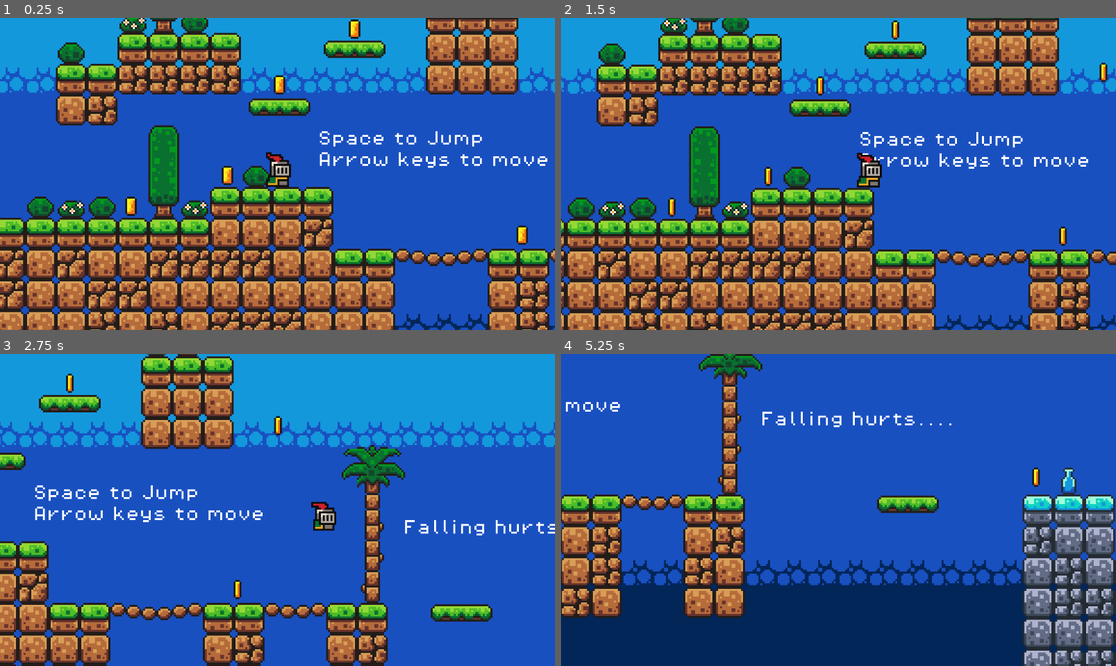
Above: before the commit, frames 1-4 (two rows, left to right).
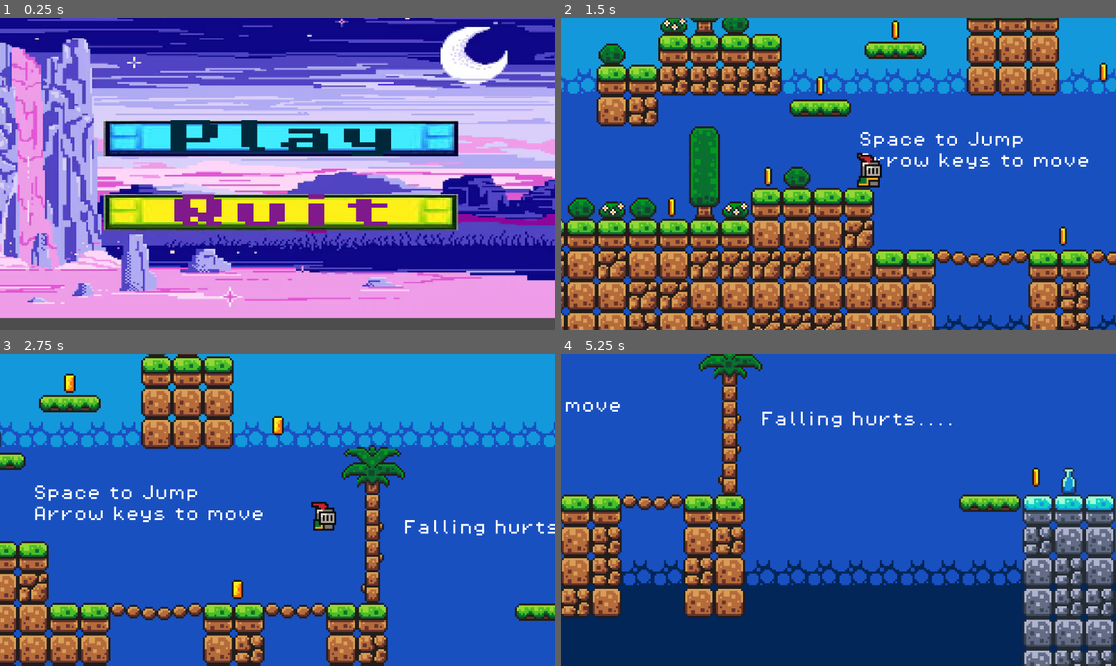
Above: after the commit, the same moments.

Repository: arfansshah/Oscar-run1
Game: Godot game, scene res://seanes/menu.tscn
Two runs of this game, one before a commit and one after it. Both use one fixed random seed, a clock stepped at 60 frames per second and the inputs below. Before the commit the project starts from res://seanes/game.tscn.
Inputs (mouse positions are in pixels of both pictures, inside the frame that each line leads up to):
- Up to frame 1 (0.25 s): no input
- Up to frame 2 (1.5 s): click (844, 136) at 0.5 s, where only the run after the commit has a clickable "Play"; tap Enter at 1.25 s; hold D (Move_right) from 1.28 s (still down); tap Alt at 1.35 s
- Up to frame 3 (2.75 s): keep holding D (Move_right); tap Space (jump) at 1.52, 2.27 s; tap Shift at 2.1 s
- Up to frame 4 (5.25 s): release D (Move_right) at 2.78 s; hold A (Move_left) 2.78-3.53 s; tap Alt at 2.85, 4.35 s; hold D (Move_right) 3.53-5.03 s; tap Shift at 3.6, 5.1 s; tap Space (jump) at 3.77, 4.52 s; hold A (Move_left) from 5.03 s (still down)

The runs differ from the first frame. In frame 1, 100% of the frame differs, in the area x 0-100%, y 0-100%; in frame 2, 0.2%; in frame 3, 1.3%; in frame 4, 1.3%.

Commit message:
Main menu

Diff:
--- /dev/null
+++ b/node_2d.gd
@@ -0,0 +1,11 @@
+extends Node2D
+
+
+# Called when the node enters the scene tree for the first time.
+func _ready() -> void:
+	pass # Replace with function body.
+
+
+# Called every frame. 'delta' is the elapsed time since the previous frame.
+func _process(delta: float) -> void:
+	pass
--- a/project.godot
+++ b/project.godot
@@ -11,7 +11,7 @@
 [application]
 
 config/name="Oscar Run"
-run/main_scene="uid://irfde4ohrari"
+run/main_scene="uid://d3uavxhasmdn5"
 config/features=PackedStringArray("4.5", "Forward Plus")
 
 [audio]
--- /dev/null
+++ b/scripts/menu.gd
@@ -0,0 +1,10 @@
+extends Control
+
+
+
+func _on_play_pressed() -> void:
+	get_tree().change_scene_to_file("res://seanes/game.tscn")
+
+
+func _on_quit_pressed() -> void:
+	get_tree().quit()
--- a/seanes/default_bus_layout.tres
+++ b/seanes/default_bus_layout.tres
@@ -5,7 +5,7 @@
 bus/1/solo = false
 bus/1/mute = false
 bus/1/bypass_fx = false
-bus/1/volume_db = -11.957565
+bus/1/volume_db = -5.9307528
 bus/1/send = &"Master"
 bus/2/name = &"SFX"
 bus/2/solo = false
--- /dev/null
+++ b/seanes/menu.tscn
@@ -0,0 +1,72 @@
+[gd_scene load_steps=7 format=3 uid="uid://d3uavxhasmdn5"]
+
+[ext_resource type="Script" uid="uid://nmm0kd2tsow4" path="res://scripts/menu.gd" id="1_lb24x"]
+[ext_resource type="FontFile" uid="uid://cs0xjjgwwh8md" path="res://assests/fonts/PixelOperator8-Bold.ttf" id="2_cbro6"]
+[ext_resource type="Texture2D" uid="uid://pset8mclk63t" path="res://assests/sprites/pixel-art-mystical-background_52683-87349.png" id="2_v6r0q"]
+[ext_resource type="Texture2D" uid="uid://bswk17ksj0rr0" path="res://assests/sprites/download (1).jpeg" id="3_kbafm"]
+
+[sub_resource type="StyleBoxTexture" id="StyleBoxTexture_v6r0q"]
+texture = ExtResource("3_kbafm")
+region_rect = Rect2(24, 92, 176, 39)
+
+[sub_resource type="StyleBoxTexture" id="StyleBoxTexture_tlc0k"]
+texture = ExtResource("3_kbafm")
+region_rect = Rect2(24, 146, 177, 39)
+
+[node name="menu" type="Control"]
+layout_mode = 3
+anchors_preset = 15
+anchor_right = 1.0
+anchor_bottom = 1.0
+offset_left = 341.0
+offset_top = 112.0
+offset_right = 1535.0
+offset_bottom = 776.0
+grow_horizontal = 2
+grow_vertical = 2
+script = ExtResource("1_lb24x")
+
+[node name="MarginContainer" type="MarginContainer" parent="."]
+layout_mode = 1
+anchors_preset = -1
+anchor_right = 0.328
+anchor_bottom = 0.53300005
+offset_right = -269.00604
+offset_bottom = -199.29608
+
+[node name="TextureRect" type="TextureRect" parent="."]
+layout_mode = 0
+offset_left = -390.0
+offset_top = -142.0
+offset_right = 830.0
+offset_bottom = 511.0
+texture = ExtResource("2_v6r0q")
+
+[node name="VBoxContainer" type="VBoxContainer" parent="."]
+layout_mode = 0
+offset_left = -126.0
+offset_top = 62.0
+offset_right = -36.0
+offset_bottom = 127.0
+scale = Vector2(8.18, 4.69)
+theme_override_constants/separation = 17
+alignment = 1
+
+[node name="Play" type="Button" parent="VBoxContainer"]
+layout_mode = 2
+theme_override_colors/font_color = Color(0, 0.15908344, 0.22781008, 1)
+theme_override_fonts/font = ExtResource("2_cbro6")
+theme_override_styles/normal = SubResource("StyleBoxTexture_v6r0q")
+text = "Play"
+autowrap_trim_flags = 192
+
+[node name="Quit" type="Button" parent="VBoxContainer"]
+layout_mode = 2
+theme_override_colors/font_color = Color(0.5019608, 0.09803922, 0.54509807, 1)
+theme_override_fonts/font = ExtResource("2_cbro6")
+theme_override_font_sizes/font_size = 16
+theme_override_styles/normal = SubResource("StyleBoxTexture_tlc0k")
+text = "Quit"
+
+[connection signal="pressed" from="VBoxContainer/Play" to="." method="_on_play_pressed"]
+[connection signal="pressed" from="VBoxContainer/Quit" to="." method="_on_quit_pressed"]
Binary file added: assests/fonts/pixel-art-mystical-background_52683-87349.png
Not shown, added: assests/fonts/pixel-art-mystical-background_52683-87349.png.import
Binary file added: assests/sprites/download (1).jpeg
Not shown, added: assests/sprites/download (1).jpeg.import
Binary file added: assests/sprites/download.jpeg
Not shown, added: assests/sprites/download.jpeg.import
Binary file added: assests/sprites/pixel-art-mystical-background_52683-87349.png
Not shown, added: assests/sprites/pixel-art-mystical-background_52683-87349.png.import
Not shown, added: node_2d.gd.uid
Not shown, added: scripts/menu.gd.uid
Not shown, added: .DS_Store
Not shown, added: assests/.DS_Store
(and 2 more such lines)
